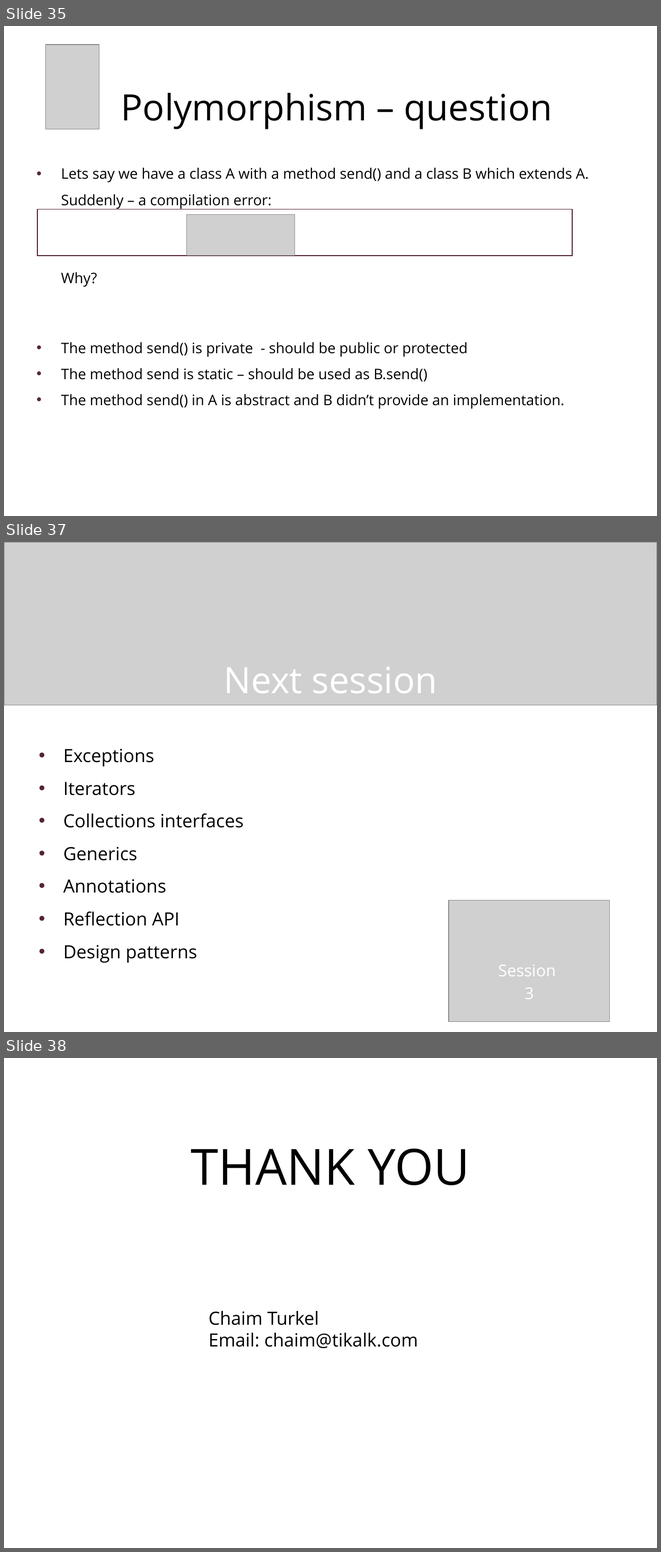
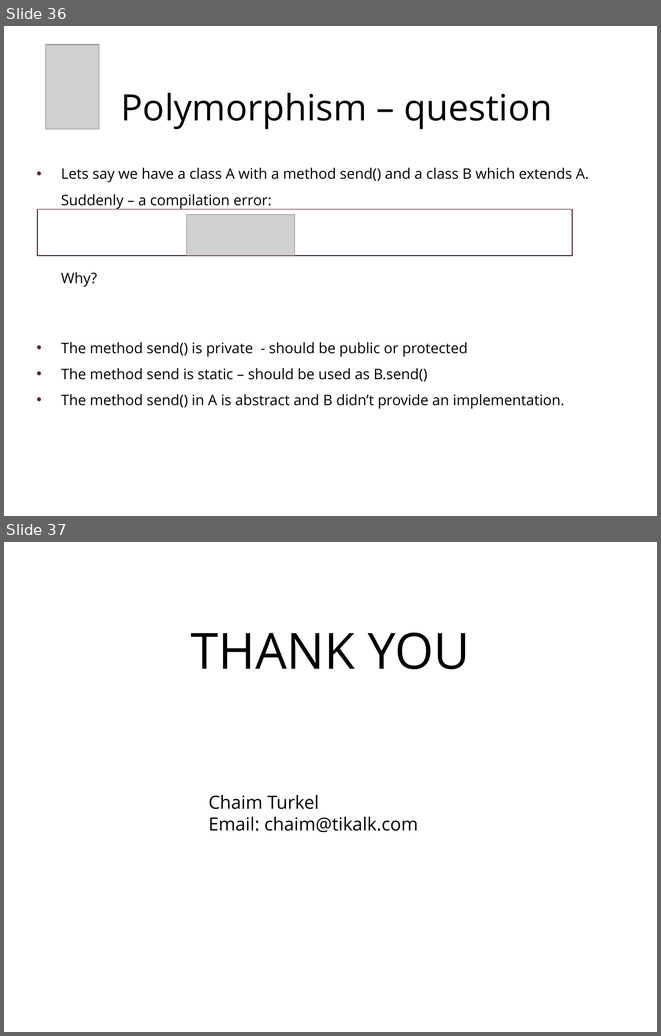
Before and after one commit to chaimt/Tikal-Java-RoadMap, a slide deck: Presentations/1b - Inheritance.pptx. Shown one above the other, each under a label of ours: slides 35, 37 and 38 before the commit, slides 36 and 37 after it; the slides between them are not shown. The pictures are 661x1552 and 661x1036 pixels, drawn with LibreOffice and Linux fonts; fonts in the diff are those of the drawing; grey boxes stand for pictures; background and template pictures are left out. Boxes give left, top, right and bottom in pixels: in the first picture for what was removed or moved away, otherwise in the second. Text is boxed around its words. In the diff, an @@ line names an element or a change of style, - is before the commit and + after.

```diff
--- a/Presentations/1b - Inheritance.pptx
+++ b/Presentations/1b - Inheritance.pptx
@@ slide 37 removed at (x1=4, y1=542, x2=657, y2=1032), background picture (left out) @@
@@ picture removed at (x1=4, y1=542, x2=657, y2=705) @@
@@ title removed at (x1=223, y1=667, x2=438, y2=693) @@
-Next session
@@ text removed at (x1=63, y1=782, x2=244, y2=963) @@
-• Exceptions
-• Iterators
-• Collections interfaces
-• Generics
-• Annotations
-• Reflection API
-• Design patterns
@@ picture removed at (x1=449, y1=900, x2=609, y2=1021) @@
@@ subtitle removed at (x1=498, y1=964, x2=556, y2=999) @@
-Session
-3
@@ what was slide 35 is now slide 36 @@
@@ what was slide 38 is now slide 37 @@
```
Also in this commit, not shown: 5 slides changed, 1 slide added, 1 other slide removed, 1 other file.
